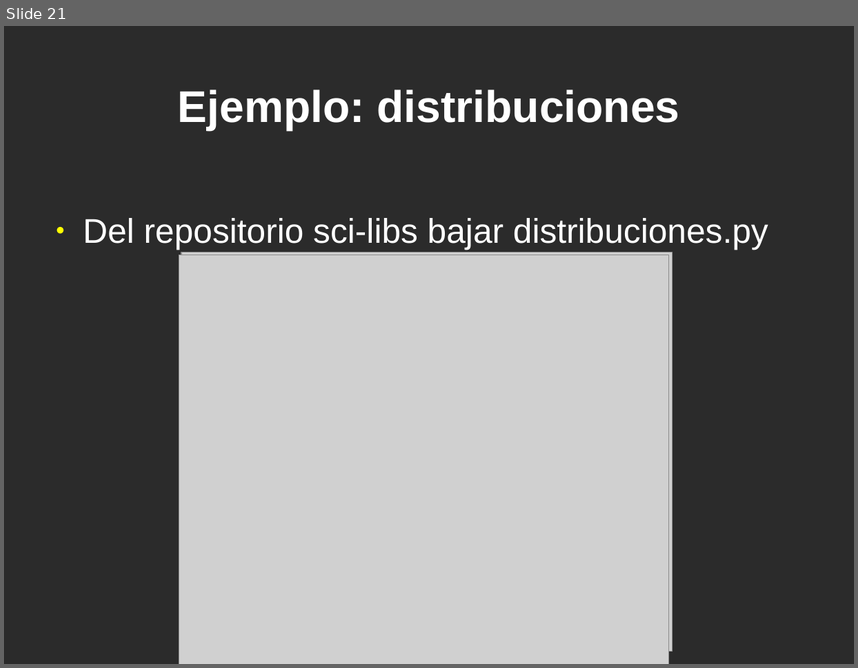
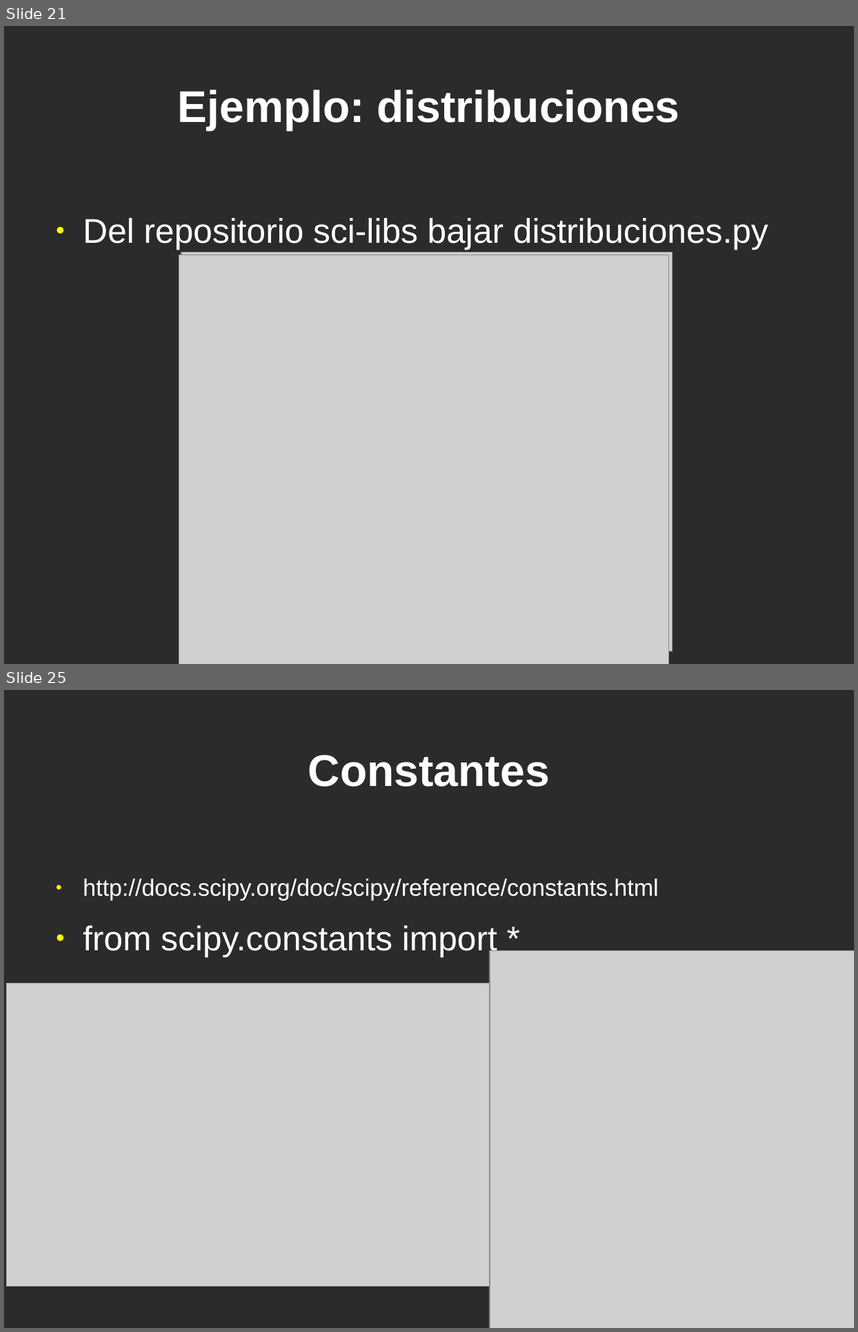
Before and after one commit to jeudy/clases_topicosI2013, a slide deck: 12-Librerias-Scipy.odp. Shown one above the other, each under a label of ours: slide 21 before the commit, slides 21 and 25 after it; the slides between them are not shown. The pictures are 858x668 and 858x1332 pixels, drawn with LibreOffice and Linux fonts; fonts in the diff are those of the drawing; grey boxes stand for pictures; background and template pictures are left out; a plain dark background stands for a picture behind light text. Boxes give left, top, right and bottom in pixels: in the first picture for what was removed or moved away, otherwise in the second. Text is boxed around its words. In the diff, an @@ line names an element or a change of style, - is before the commit and + after.

```diff
--- a/12-Librerias-Scipy.odp
+++ b/12-Librerias-Scipy.odp
@@ slide 25 added at (4,690,854,1328), background picture (left out) @@
@@ title added at (308,755,550,787), 41.4 pt, text #FFFFFF, bold @@
+Constantes
@@ text added at (83,878,658,956), 22 pt, text #FFFFFF @@
+● http://docs.scipy.org/doc/scipy/reference/constants.html
+● from scipy.constants import *
@@ picture added at (490,951,854,1328) @@
@@ picture added at (6,983,490,1286) @@
```
Also in this commit, not shown: 1 slide changed, 5 other slides added, 1 slide removed, 3 other files.
